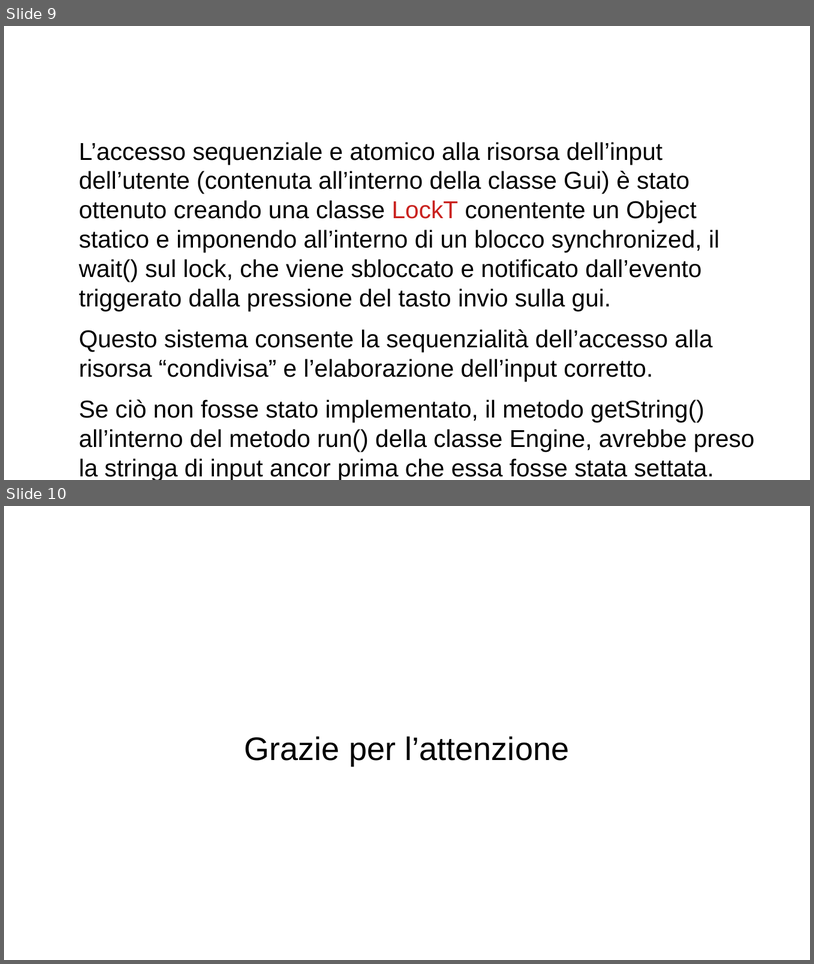
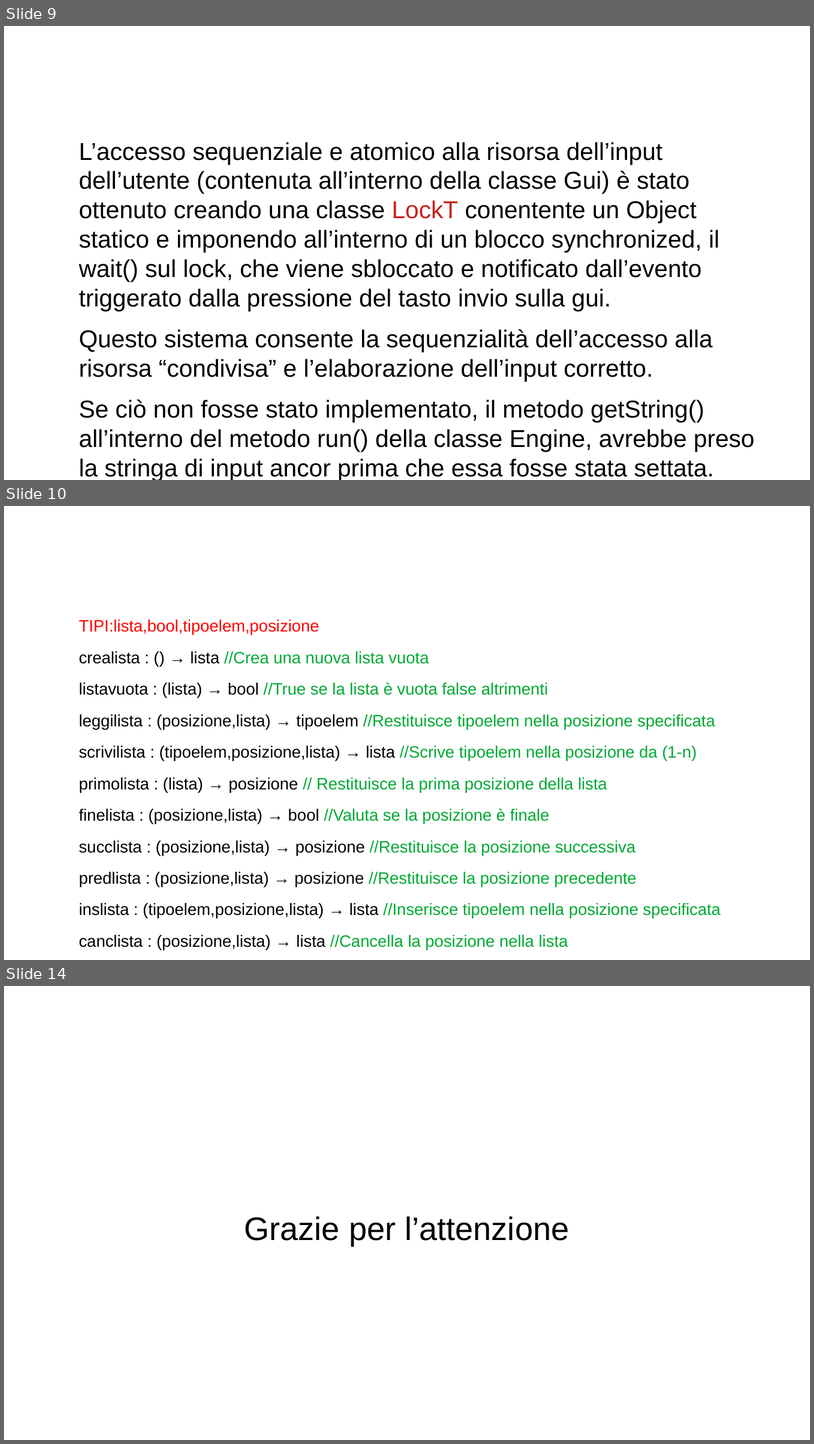
Before and after one commit to whyn0/Wutond, a slide deck: documentation/presentazione esame orale/presentazioneMap.odp. Shown one above the other, each under a label of ours: slides 9 and 10 before the commit, slides 9, 10 and 14 after it; the slides between them are not shown. The pictures are 814x964 and 814x1444 pixels, drawn with LibreOffice and Linux fonts; fonts in the diff are those of the drawing; background and template pictures are left out. Boxes give left, top, right and bottom in pixels: in the first picture for what was removed or moved away, otherwise in the second. Text is boxed around its words. In the diff, an @@ line names an element or a change of style, - is before the commit and + after.

```diff
--- a/documentation/presentazione esame orale/presentazioneMap.odp
+++ b/documentation/presentazione esame orale/presentazioneMap.odp
@@ slide 10 added at [4,506,810,960], background #FFFFFF @@
@@ title added at [79,619,320,635], 35.7 pt, text #FFFFFF @@
+Specifica sintattica Lista
@@ text added at [79,619,721,950], 16.2 pt, text #00A933 @@
+TIPI:lista,bool,tipoelem,posizione
+crealista : () → lista //Crea una nuova lista vuota
+listavuota : (lista) → bool //True se la lista è vuota false altrimenti
+leggilista : (posizione,lista) → tipoelem //Restituisce tipoelem nella posizione specificata
+scrivilista : (tipoelem,posizione,lista) → lista //Scrive tipoelem nella posizione da (1-n)
+primolista : (lista) → posizione // Restituisce la prima posizione della lista
+finelista : (posizione,lista) → bool //Valuta se la posizione è finale
+succlista : (posizione,lista) → posizione //Restituisce la posizione successiva
+predlista : (posizione,lista) → posizione //Restituisce la posizione precedente
+inslista : (tipoelem,posizione,lista) → lista //Inserisce tipoelem nella posizione specificata
+canclista : (posizione,lista) → lista //Cancella la posizione nella lista
@@ what was slide 10 is now slide 14 @@
```
Also in this commit, not shown: 3 other slides added.
